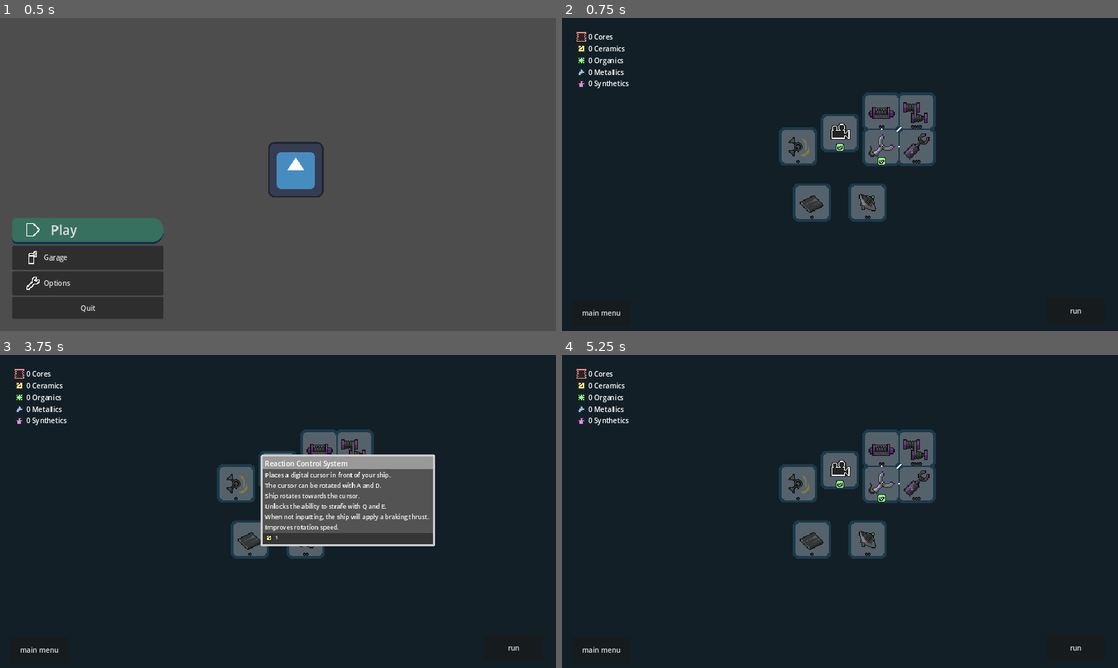
Above: before the commit, frames 1-4 (two rows, left to right).
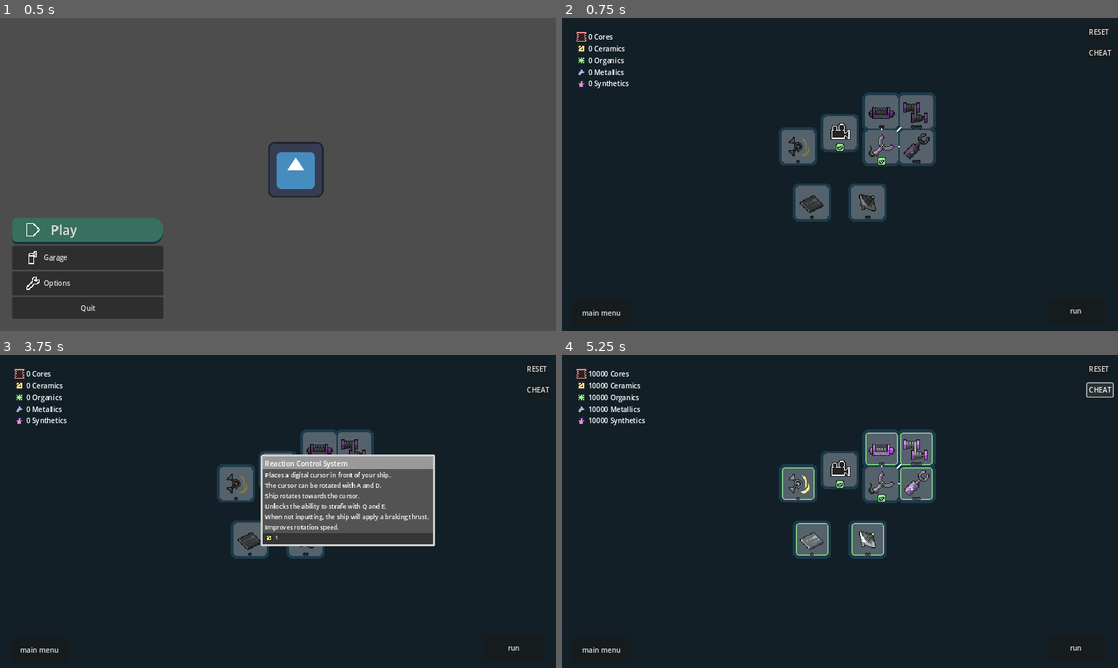
Above: after the commit, the same moments.

Repository: A5TR0spud/asterdrift_redshift
Game: Godot game, scene res://Scenes/Menus/main_menu.tscn
Two runs of this game, one before a commit and one after it. Both use one fixed random seed, a clock stepped at 60 frames per second and the inputs below. The engine's default icon, where the game draws it, is replaced by a stand-in: a white triangle on a blue panel in a dark square.
Inputs (mouse positions are in pixels of both pictures, inside the frame that each line leads up to):
- Up to frame 1 (0.5 s): no input
- Up to frame 2 (0.75 s): click "Play" at 0.5 s
- Up to frame 3 (3.75 s): click "run" at 1.25 s; click "terminate run" at 2 s; click "Return To Hangar" at 2.75 s; click (233, 483) at 3.52 s
- Up to frame 4 (5.25 s): click (1095, 367) at 4.25 s, where only the run after the commit has a clickable "RESET"; click (1101, 389) at 5 s, where only the run after the commit has a clickable "CHEAT"

Frame 1 is identical in both runs. In frame 2, less than 0.1% of the frame differs, in the area x 10-99%, y 3-15%; in frame 3, less than 0.1%; in frame 4, 1.5%, in the area x 4-100%, y 3-64%.

Commit message:
b6 because v5 is virus?

Diff:
--- a/Scenes/Hangar/UpgradeIcon/is_available_icon.gd
+++ b/Scenes/Hangar/UpgradeIcon/is_available_icon.gd
@@ -9,5 +9,5 @@
 func _process(delta):
 	time += delta
 	rotation_degrees = 1 * sin(time * 1.0)
-	scale.x = 0.975 + 0.05 * cos(time * 0.5)
-	scale.y = 0.975 + 0.05 * cos(time * 0.5)
+	scale.x = 0.9825 + 0.05 * cos(time * 0.5)
+	scale.y = 0.9825 + 0.05 * cos(time * 0.5)
--- a/Scenes/Hangar/UpgradeIcon/upgrade.tscn
+++ b/Scenes/Hangar/UpgradeIcon/upgrade.tscn
@@ -121,9 +121,8 @@
 theme_override_styles/normal = SubResource("StyleBoxEmpty_6hn16")
 
 [node name="IsAvailableIcon" type="Sprite2D" parent="MainIcon"]
-visible = false
-rotation = -0.0145246
-scale = Vector2(0.930919, 0.930919)
+rotation = 0.0149632
+scale = Vector2(1.02601, 1.02601)
 texture = ExtResource("3_yu8kn")
 script = ExtResource("4_dkm4s")
 
--- a/Scenes/Hangar/hangar.gd
+++ b/Scenes/Hangar/hangar.gd
@@ -9,3 +9,14 @@
 func _on_tech_tree_reload_display():
 	if is_node_ready():
 		Resources.Display = MaterialsManager.Mats
+
+
+func _on_cheat_pressed():
+	MaterialsManager.Mats.Ceramics = 10000
+	MaterialsManager.Mats.Metals = 10000
+	MaterialsManager.Mats.Components = 10000
+	MaterialsManager.Mats.Synthetics = 10000
+	MaterialsManager.Mats.Organics = 10000
+	MaterialsManager.Save()
+	$Camera2D/TechTree._reloadChildren(0)
+	Resources.Display = MaterialsManager.Mats
--- a/Scenes/Hangar/hangar.tscn
+++ b/Scenes/Hangar/hangar.tscn
@@ -33,9 +33,13 @@
 [ext_resource type="Texture2D" uid="uid://ukvjlqahx3t2" path="res://Assets/Hangar/Upgrades/LaserArray.png" id="24_hjrx4"]
 [ext_resource type="Texture2D" uid="uid://bo7klbmjfd310" path="res://Assets/Hangar/Upgrades/LookAhead.png" id="25_8ow2g"]
 [ext_resource type="Texture2D" uid="uid://c6hbwa5nea0ru" path="res://Assets/Hangar/Upgrades/StrongLaser.png" id="26_jgp56"]
-[ext_resource type="Texture2D" uid="uid://n4wac5jj3rjk" path="res://Assets/Hangar/Upgrades/PointDefense.png" id="27_rgnbw"]
 [ext_resource type="Texture2D" uid="uid://c7rv3bfw1b6xv" path="res://Assets/Hangar/Upgrades/SpareBattery.png" id="28_2f4oq"]
 [ext_resource type="Texture2D" uid="uid://dapf642xwu2ux" path="res://Assets/Hangar/Upgrades/EnergyShield.png" id="32_8q8er"]
+[ext_resource type="Texture2D" uid="uid://jbivjs0ivs7a" path="res://Assets/Hangar/Upgrades/ShieldCharge.png" id="33_4v4tu"]
+[ext_resource type="Texture2D" uid="uid://jm8cdtguwlmt" path="res://Assets/Hangar/Upgrades/ChargedShield.png" id="34_h0tj1"]
+[ext_resource type="Texture2D" uid="uid://c8s2r5jhf2ttq" path="res://Assets/Hangar/Upgrades/Radar.png" id="37_52wf2"]
+[ext_resource type="Texture2D" uid="uid://b36ncbowy370n" path="res://Assets/Hangar/Upgrades/BetterRadar.png" id="38_mnyow"]
+[ext_resource type="Texture2D" uid="uid://wh0lqw7p3wct" path="res://Assets/Hangar/Upgrades/CoreAssembler.png" id="39_25wo3"]
 
 [sub_resource type="Resource" id="Resource_cv8oa"]
 resource_local_to_scene = true
@@ -58,9 +62,9 @@
 [sub_resource type="Resource" id="Resource_km3c3"]
 resource_local_to_scene = true
 script = ExtResource("4_fiej8")
-Metals = 3
-Ceramics = 9
-Synthetics = 6
+Metals = 2
+Ceramics = 6
+Synthetics = 4
 Organics = 0
 Components = 0
 
@@ -188,7 +192,7 @@
 Ceramics = 2
 Synthetics = 8
 Organics = 4
-Components = 0
+Components = 1
 
 [sub_resource type="Resource" id="Resource_yighi"]
 resource_local_to_scene = true
@@ -211,7 +215,7 @@
 [sub_resource type="Resource" id="Resource_fiaa4"]
 resource_local_to_scene = true
 script = ExtResource("4_fiej8")
-Metals = 32
+Metals = 48
 Ceramics = 16
 Synthetics = 16
 Organics = 0
@@ -226,15 +230,6 @@
 Organics = 0
 Components = 0
 
-[sub_resource type="Resource" id="Resource_owulg"]
-resource_local_to_scene = true
-script = ExtResource("4_fiej8")
-Metals = 0
-Ceramics = 0
-Synthetics = 0
-Organics = 0
-Components = 1
-
 [sub_resource type="Resource" id="Resource_4ho7x"]
 resource_local_to_scene = true
 script = ExtResource("4_fiej8")
@@ -280,11 +275,29 @@
 Organics = 0
 Components = 1
 
+[sub_resource type="Resource" id="Resource_7lodx"]
+resource_local_to_scene = true
+script = ExtResource("4_fiej8")
+Metals = 0
+Ceramics = 0
+Synthetics = 0
+Organics = 0
+Components = 0
+
+[sub_resource type="Resource" id="Resource_lf1nv"]
+resource_local_to_scene = true
+script = ExtResource("4_fiej8")
+Metals = 0
+Ceramics = 0
+Synthetics = 0
+Organics = 0
+Components = 0
+
 [sub_resource type="Resource" id="Resource_d2k57"]
 resource_local_to_scene = true
 script = ExtResource("4_fiej8")
 Metals = 2
-Ceramics = 5
+Ceramics = 2
 Synthetics = 0
 Organics = 0
 Components = 0
@@ -292,11 +305,38 @@
 [sub_resource type="Resource" id="Resource_ewipx"]
 resource_local_to_scene = true
 script = ExtResource("4_fiej8")
-Metals = 3
+Metals = 0
 Ceramics = 0
 Synthetics = 3
-Organics = 0
-Components = 0
+Organics = 3
+Components = 0
+
+[sub_resource type="Resource" id="Resource_lid5j"]
+resource_local_to_scene = true
+script = ExtResource("4_fiej8")
+Metals = 0
+Ceramics = 0
+Synthetics = 0
+Organics = 0
+Components = 0
+
+[sub_resource type="Resource" id="Resource_wwfe1"]
+resource_local_to_scene = true
+script = ExtResource("4_fiej8")
+Metals = 0
+Ceramics = 0
+Synthetics = 0
+Organics = 0
+Components = 0
+
+[sub_resource type="Resource" id="Resource_dfjfp"]
+resource_local_to_scene = true
+script = ExtResource("4_fiej8")
+Metals = 32
+Ceramics = 32
+Synthetics = 32
+Organics = 32
+Components = 1
 
 [node name="Hangar" type="Node2D"]
 script = ExtResource("1_pl6hy")
@@ -335,6 +375,7 @@
 grow_horizontal = 0
 grow_vertical = 0
 text = "run"
+metadata/_edit_use_anchors_ = true
 
 [node name="main menu" type="Button" parent="CanvasLayer/Control"]
 layout_mode = 1
@@ -347,6 +388,7 @@
 offset_bottom = -10.0
 grow_vertical = 0
 text = "main menu"
+metadata/_edit_use_anchors_ = true
 
 [node name="ResourceCounter" parent="CanvasLayer/Control" instance=ExtResource("2_hd0wi")]
 layout_mode = 1
@@ -359,6 +401,32 @@
 offset_bottom = 0.139999
 Display = SubResource("Resource_cv8oa")
 ALWAYS_SHOW = true
+metadata/_edit_use_anchors_ = true
+
+[node name="RESET" type="Button" parent="CanvasLayer/Control"]
+layout_mode = 1
+anchors_preset = 1
+anchor_left = 1.0
+anchor_right = 1.0
+offset_left = -71.5
+offset_top = 16.5
+offset_right = -17.5
+offset_bottom = 47.5
+grow_horizontal = 0
+text = "RESET"
+metadata/_edit_use_anchors_ = true
+
+[node name="CHEAT" type="Button" parent="CanvasLayer/Control"]
+layout_mode = 1
+anchors_preset = 1
+anchor_left = 1.0
+anchor_right = 1.0
+offset_left = -71.5
+offset_top = 64.5
+offset_right = -12.5
+offset_bottom = 95.5
+grow_horizontal = 0
+text = "CHEAT"
 
 [node name="Camera2D" type="Camera2D" parent="."]
 position_smoothing_enabled = true
@@ -401,13 +469,11 @@
 [node name="Booster" parent="Camera2D/TechTree/TopLeft" node_paths=PackedStringArray("PARENT_UPGRADE") instance=ExtResource("4_r883k")]
 position = Vector2(-256, -240)
 NAME = "Stage 2"
-DESCRIPTION = "Holding shift reduces the ability to turn but
-greatly improves acceleration.
-Max speed is doubled."
+DESCRIPTION = "While holding shift, the ship accelerates forward at
+64 u/s² and max speed is increased by 128 u/s."
 INTERNAL_NAME = "Booster"
 PARENT_UPGRADE = NodePath("../Stage0")
 SPRITE = ExtResource("10_uhh3a")
-HIDE = true
 Cost = SubResource("Resource_nyedo")
 
 [node name="MovementMode" parent="Camera2D/TechTree/TopLeft" node_paths=PackedStringArray("PARENT_UPGRADE") instance=ExtResource("4_r883k")]
@@ -602,17 +668,6 @@
 SPRITE = ExtResource("26_jgp56")
 Cost = SubResource("Resource_tyodo")
 
-[node name="PointDefense" parent="Camera2D/TechTree/BottomLeft/Laser" node_paths=PackedStringArray("PARENT_UPGRADE") instance=ExtResource("4_r883k")]
-position = Vector2(-256, 432)
-NAME = "Point Defense"
-DESCRIPTION = "An autonomous system fires small lasers at
-oncoming threats within laser range."
-INTERNAL_NAME = "PointDefense"
-PARENT_UPGRADE = NodePath("../StrongLaser")
-SPRITE = ExtResource("27_rgnbw")
-HIDE = true
-Cost = SubResource("Resource_owulg")
-
 [node name="SpareBattery" parent="Camera2D/TechTree/BottomLeft/Laser" node_paths=PackedStringArray("PARENT_UPGRADE") instance=ExtResource("4_r883k")]
 position = Vector2(-320, 160)
 NAME = "Spare Battery"
@@ -663,6 +718,27 @@
 SPRITE = ExtResource("32_8q8er")
 Cost = SubResource("Resource_u04gs")
 
+[node name="BackupPower" parent="Camera2D/TechTree/BottomLeft" node_paths=PackedStringArray("PARENT_UPGRADE") instance=ExtResource("4_r883k")]
+position = Vector2(-240, 64)
+NAME = "Backup Power"
+DESCRIPTION = "The shield first draws from a dedicated backup
+power reserve, for 15 extra energy."
+INTERNAL_NAME = "BackupShield"
+PARENT_UPGRADE = NodePath("../EnergyShield")
+SPRITE = ExtResource("33_4v4tu")
+Cost = SubResource("Resource_7lodx")
+
+[node name="ChargedShield" parent="Camera2D/TechTree/BottomLeft" node_paths=PackedStringArray("PARENT_UPGRADE") instance=ExtResource("4_r883k")]
+position = Vector2(-400, 64)
+NAME = "Charged Shield"
+DESCRIPTION = "Deflected bodies take 25% of their max health
+as damage.
+This effect has a cooldown of 0.2s."
+INTERNAL_NAME = "ChargedShield"
+PARENT_UPGRADE = NodePath("../EnergyShield")
+SPRITE = ExtResource("34_h0tj1")
+Cost = SubResource("Resource_lf1nv")
+
 [node name="BottomRight" type="Node2D" parent="Camera2D/TechTree"]
 
 [node name="Dish" parent="Camera2D/TechTree/BottomRight" instance=ExtResource("4_r883k")]
@@ -675,13 +751,41 @@
 Cost = SubResource("Resource_d2k57")
 
 [node name="LookAhead" parent="Camera2D/TechTree/BottomRight" node_paths=PackedStringArray("PARENT_UPGRADE") instance=ExtResource("4_r883k")]
-position = Vector2(144, 64)
+position = Vector2(160, 64)
 NAME = "Research Engine"
 DESCRIPTION = "Increases look-ahead by 1."
 INTERNAL_NAME = "LookAhead"
 PARENT_UPGRADE = NodePath("../Dish")
 SPRITE = ExtResource("25_8ow2g")
 Cost = SubResource("Resource_ewipx")
+
+[node name="Radar" parent="Camera2D/TechTree/BottomRight" node_paths=PackedStringArray("PARENT_UPGRADE") instance=ExtResource("4_r883k")]
+position = Vector2(64, 144)
+NAME = "Radar"
+DESCRIPTION = "Displays objects within 48 units."
+INTERNAL_NAME = "Radar"
+PARENT_UPGRADE = NodePath("../Dish")
+SPRITE = ExtResource("37_52wf2")
+Cost = SubResource("Resource_lid5j")
+
+[node name="BetterRadar" parent="Camera2D/TechTree/BottomRight" node_paths=PackedStringArray("PARENT_UPGRADE") instance=ExtResource("4_r883k")]
+position = Vector2(64, 224)
+NAME = "Radar Recognition Systems"
+DESCRIPTION = "Objects within 64 units are displayed and classified."
+INTERNAL_NAME = "BetterRadar"
+PARENT_UPGRADE = NodePath("../Radar")
+SPRITE = ExtResource("38_mnyow")
+Cost = SubResource("Resource_wwfe1")
+
+[node name="CoreAssembler" parent="Camera2D/TechTree/BottomRight" node_paths=PackedStringArray("PARENT_UPGRADE") instance=ExtResource("4_r883k")]
+position = Vector2(256, 64)
+NAME = "Core Assembler"
+DESCRIPTION = "Every 2 minutes spent in a run, assembles
+a core."
+INTERNAL_NAME = "CoreAssembler"
+PARENT_UPGRADE = NodePath("../LookAhead")
+SPRITE = ExtResource("39_25wo3")
+Cost = SubResource("Resource_dfjfp")
 
 [node name="TextureRect" type="TextureRect" parent="."]
 visible = false
@@ -705,7 +809,10 @@
 texture = ExtResource("5_s07eq")
 expand_mode = 2
 stretch_mode = 1
+metadata/_edit_use_anchors_ = true
 
 [connection signal="pressed" from="CanvasLayer/Control/run" to="CanvasLayer/Control" method="_on_run_pressed"]
 [connection signal="pressed" from="CanvasLayer/Control/main menu" to="CanvasLayer/Control" method="_on_main_menu_pressed"]
+[connection signal="pressed" from="CanvasLayer/Control/RESET" to="Camera2D/TechTree" method="_on_reset_pressed"]
+[connection signal="pressed" from="CanvasLayer/Control/CHEAT" to="." method="_on_cheat_pressed"]
 [connection signal="reload_display" from="Camera2D/TechTree" to="." method="_on_tech_tree_reload_display"]
--- a/Scenes/Hangar/tech_tree.gd
+++ b/Scenes/Hangar/tech_tree.gd
@@ -30,3 +30,17 @@
 		UpgradesManager.Save("CameraMode", 1, true)
 	emit_signal("reload_display")
 	_onAllUpgradeChildren(self, _relVis)
+
+func _reset(child: Upgrade):
+	child.CurrentLevel = 0
+	UpgradesManager.Save(child.INTERNAL_NAME, 0)
+
+func _on_reset_pressed():
+	_onAllUpgradeChildren(self, _reset)
+	MaterialsManager.Mats.Ceramics = 0
+	MaterialsManager.Mats.Metals = 0
+	MaterialsManager.Mats.Components = 0
+	MaterialsManager.Mats.Synthetics = 0
+	MaterialsManager.Mats.Organics = 0
+	MaterialsManager.Save()
+	get_tree().change_scene_to_file("res://Scenes/Hangar/hangar.tscn")
--- a/Scenes/Player/Player.tscn
+++ b/Scenes/Player/Player.tscn
@@ -321,7 +321,7 @@
 [node name="NeedleLaserManager" type="Node2D" parent="."]
 visible = false
 top_level = true
-z_index = -30
+z_index = -50
 script = ExtResource("18_yrk6l")
 
 [node name="LaserArea" type="Area2D" parent="NeedleLaserManager"]
--- a/Scenes/Player/needle_laser.gd
+++ b/Scenes/Player/needle_laser.gd
@@ -42,6 +42,7 @@
 var _laserTime: float
 var _colTime: float = 0.0
 @export var _laserFiring: bool = false
+@export var _initialAngle: float = 0
 
 func _ready() -> void:
 	_colTime = 0.0
@@ -67,10 +68,18 @@
 	$LaserLine.default_color = c
 	$Endpoint/Color.modulate = c
 
+@export var orbitTime: float = 0
+@export var doesOrbit: bool = false
+
 func _physics_process(delta) -> void:
 	if !Player.CAN_MOVE:
 		hide()
 		return
+
+	if doesOrbit:
+		position.y = 7.0 * sin(_initialAngle + orbitTime)
+		position.x = 7.0 * cos(_initialAngle + orbitTime)
+		orbitTime += delta
 
 	Target.position = Target.position.normalized() * RANGE
 
--- a/Scenes/Player/needle_laser_manager.gd
+++ b/Scenes/Player/needle_laser_manager.gd
@@ -59,18 +59,10 @@
 		if child is NeedleLaserClass:
 			child.free()
 	for i in LASER_COUNT:
-		var prefab := LaserPrefab.instantiate()
-		if i == 0:
-			if LASER_COUNT == 1:
-				prefab.position = Vector2.ZERO
-			else:
-				prefab.position = Vector2(0, -8)
-		elif i == 1:
-			prefab.position = Vector2(0, 8)
-		elif i == 2:
-			prefab.position = Vector2(-8, 0)
-		elif i == 3:
-			prefab.position = Vector2(8, 0)
+		var prefab: NeedleLaserClass = LaserPrefab.instantiate()
+		prefab.doesOrbit = i != 0
+		if LASER_COUNT - 1 > 0:
+			prefab._initialAngle = deg_to_rad((i - 1) * 360 / (LASER_COUNT - 1))
 		List.add_child(prefab)
 	_reloadVisuals()
 	_reloadCollisions()
@@ -86,6 +78,7 @@
 func _reloadVisuals() -> void:
 	if !is_node_ready():
 		return
+	var i: int = 0
 	for child in List.get_children():
 		if child is NeedleLaserClass:
 			child.Line.width = WIDTH
@@ -93,8 +86,8 @@
 			child._laserColorOn = _laserifyColor(Visuals.BLINKER_ON_COLOR)
 			child._laserColorOff = _laserifyColor(Visuals.BLINKER_OFF_COLOR)
 			child.Player = Player
-			if LASER_COUNT > 1:
-				child.RANGE = RANGE + 8
+			if LASER_COUNT > 1 && i != 0:
+				child.RANGE = RANGE + 16
 			else:
 				child.RANGE = RANGE
 			child.KNOCKBACK_COEF = KNOCKBACK_COEF
@@ -102,6 +95,7 @@
 			child.CAN_ATTRACT = CAN_ATTRACT
 			child.DAMAGE_COEF = DAMAGE_COEF
 			child.WIDTH = WIDTH
+			i += 1
 
 func _laserifyColor(col: Color) -> Color:
 	if col.r + col.g + col.b < 0.5:
@@ -200,7 +194,7 @@
 			if i % 4 == 0:
 				if Input.is_action_pressed("fire"):
 					child._laserFiring = true
-					child.Target.position = get_local_mouse_position()
+					child.Target.global_position = get_global_mouse_position()
 				elif AUTO_LASER && _closestEntity != null:
 					child._laserFiring = true
 					child.Target.global_position = _closestEntity.global_position
--- a/Scenes/Player/shield_projector.gd
+++ b/Scenes/Player/shield_projector.gd
@@ -11,6 +11,8 @@
 	if UpgradesManager.Load("EnergyShield") < 1:
 		queue_free()
 		return
+	else:
+		show()
 	_time = 5.0
 	_trackedObjects = []
 
--- a/Scenes/World/Decoration/asteroid.gd
+++ b/Scenes/World/Decoration/asteroid.gd
@@ -3,6 +3,17 @@
 
 @export_range(1, 5, 1) var SIZE: int = 5
 
+@onready var res := preload("res://Scenes/World/Decoration/collectable.tscn")
+
 func _on_damaged(damageTaken):
 	for i in damageTaken * 5:
 		$GPUParticles2D.emit_particle(self.transform, Vector2.ZERO, Color.WHITE, Color.WHITE, 0)
+
+
+func _on_killed():
+	if randf() > 0.1:
+		return
+	var p: Collectable = res.instantiate()
+	p.COLLECTION = Collectable.ResourcesEnum.Core
+	p.global_position = global_position
+	get_tree().root.get_child(0).add_child(p)
--- a/Scenes/World/Decoration/asteroid.tscn
+++ b/Scenes/World/Decoration/asteroid.tscn
@@ -7,11 +7,11 @@
 
 [sub_resource type="Resource" id="Resource_5y6c3"]
 script = ExtResource("2_pami1")
-Metals = 4
-Ceramics = 0
-Synthetics = 0
-Organics = 1
-Components = 0
+Metals = 400
+Ceramics = 50
+Synthetics = 25
+Organics = 100
+Components = 1
 
 [sub_resource type="ShaderMaterial" id="ShaderMaterial_wfgvo"]
 shader = ExtResource("1_6cy2n")
@@ -78,3 +78,4 @@
 randomness = 1.0
 
 [connection signal="damaged" from="." to="." method="_on_damaged"]
+[connection signal="killed" from="." to="." method="_on_killed"]
--- a/Scenes/World/decoration_spawner.gd
+++ b/Scenes/World/decoration_spawner.gd
@@ -56,8 +56,8 @@
 	var metalWeight = 100
 	var ceramicWeight = 100
 	var syntheticWeight = 100
-	var OrganicWeight = 50
-	var CoreWeight = 1
+	var OrganicWeight = 75
+	var CoreWeight = 2
 
 	var totalWeight = metalWeight + ceramicWeight + syntheticWeight + OrganicWeight + CoreWeight
 	var type := randi_range(0, totalWeight)
--- a/Shaders/StarryNight.tres
+++ b/Shaders/StarryNight.tres
@@ -174,7 +174,6 @@
 
 }
 "
-graph_offset = Vector2(897.016, 512.753)
 mode = 1
 flags/light_only = false
 nodes/fragment/0/position = Vector2(1300, 700)
--- a/project.godot
+++ b/project.godot
@@ -13,6 +13,7 @@
 config/name="Astershift"
 run/main_scene="res://Scenes/Menus/main_menu.tscn"
 config/features=PackedStringArray("4.3", "Forward Plus")
+boot_splash/use_filter=false
 config/icon="res://Icon.png"
 
 [debug]
Binary file added: Assets/Hangar/Upgrades/BetterRadar.png
Not shown, added: Assets/Hangar/Upgrades/BetterRadar.png.import
Binary file added: Assets/Hangar/Upgrades/ChargedShield.png
Not shown, added: Assets/Hangar/Upgrades/ChargedShield.png.import
Binary file added: Assets/Hangar/Upgrades/CoreAssembler.png
Not shown, added: Assets/Hangar/Upgrades/CoreAssembler.png.import
Binary file changed: Assets/Hangar/Upgrades/EnergyShield.png
Binary file changed: Assets/Hangar/Upgrades/Meta/AvailableIcon.png
Binary file added: Assets/Hangar/Upgrades/Radar.png
Not shown, added: Assets/Hangar/Upgrades/Radar.png.import
Binary file added: Assets/Hangar/Upgrades/ShieldCharge.png
Not shown, added: Assets/Hangar/Upgrades/ShieldCharge.png.import
(and 7 more such lines)
